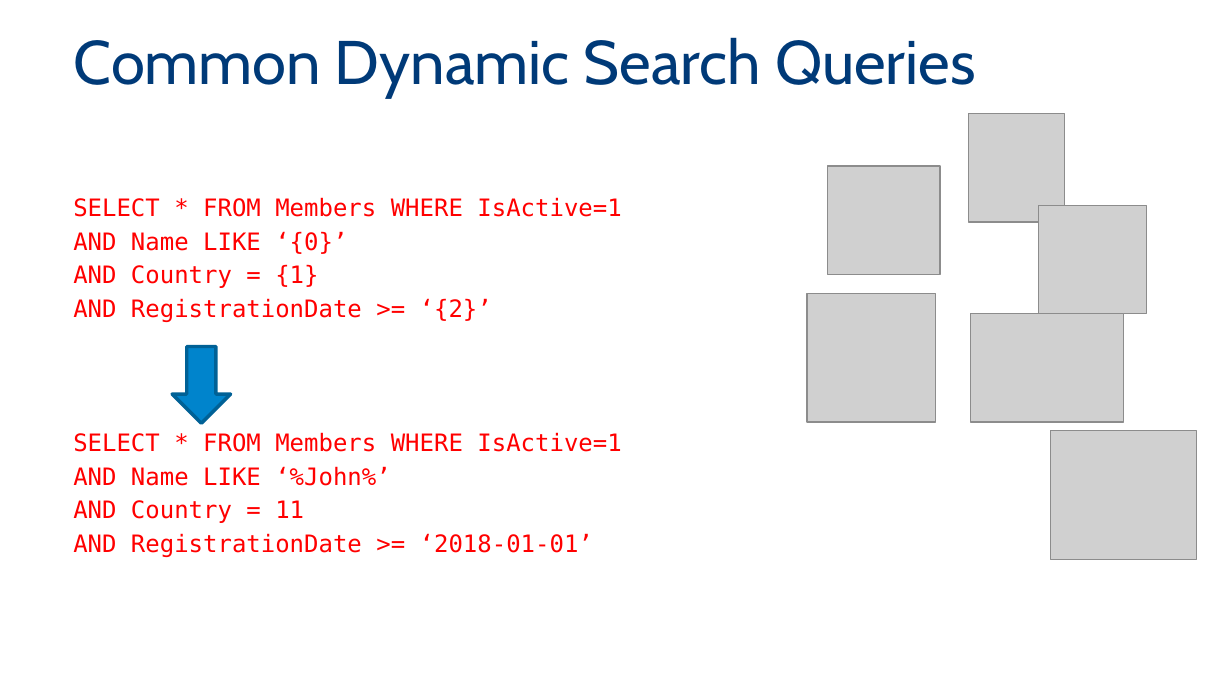
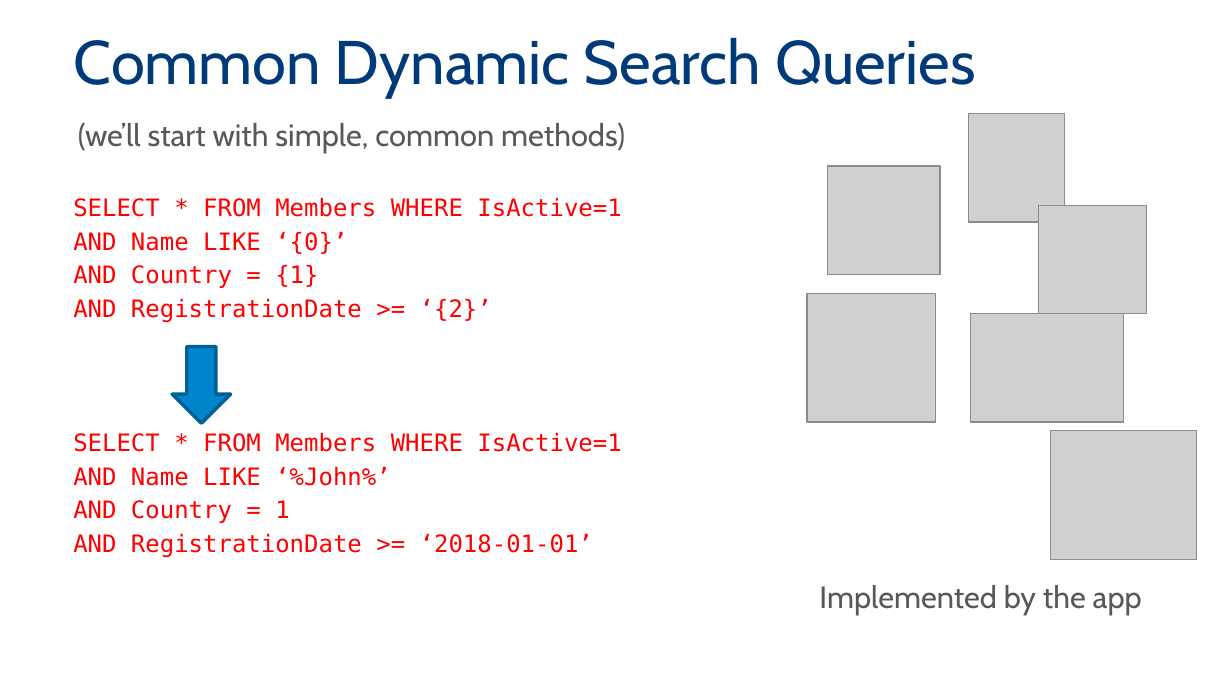
Before and after one commit to MadeiraData/DynamicFilters, a slide deck: slide 8 of DynamicFilters2.pptx. Drawn at 1232x693 pixels with LibreOffice and Linux fonts; fonts in the diff are those of the drawing; grey boxes stand for pictures; background and template pictures are left out. Boxes give left, top, right and bottom in pixels: in the first picture for what was removed or moved away, otherwise in the second. Text is boxed around its words. In the diff, an @@ line names an element or a change of style, - is before the commit and + after.

```diff
--- a/DynamicFilters2.pptx
+++ b/DynamicFilters2.pptx
@@ text added at (78, 123, 625, 153), 18 pt, text #58585A @@
+(we’ll start with simple, common methods)
@@ text at (73, 500, 289, 523): text changed @@
-AND Country = 11
+AND Country = 1
@@ text added at (819, 585, 1142, 615), 18 pt, text #58585A @@
+Implemented by the app
```
Also in this commit, not shown: 4 other slides changed, 1 slide added, 1 slide removed.
